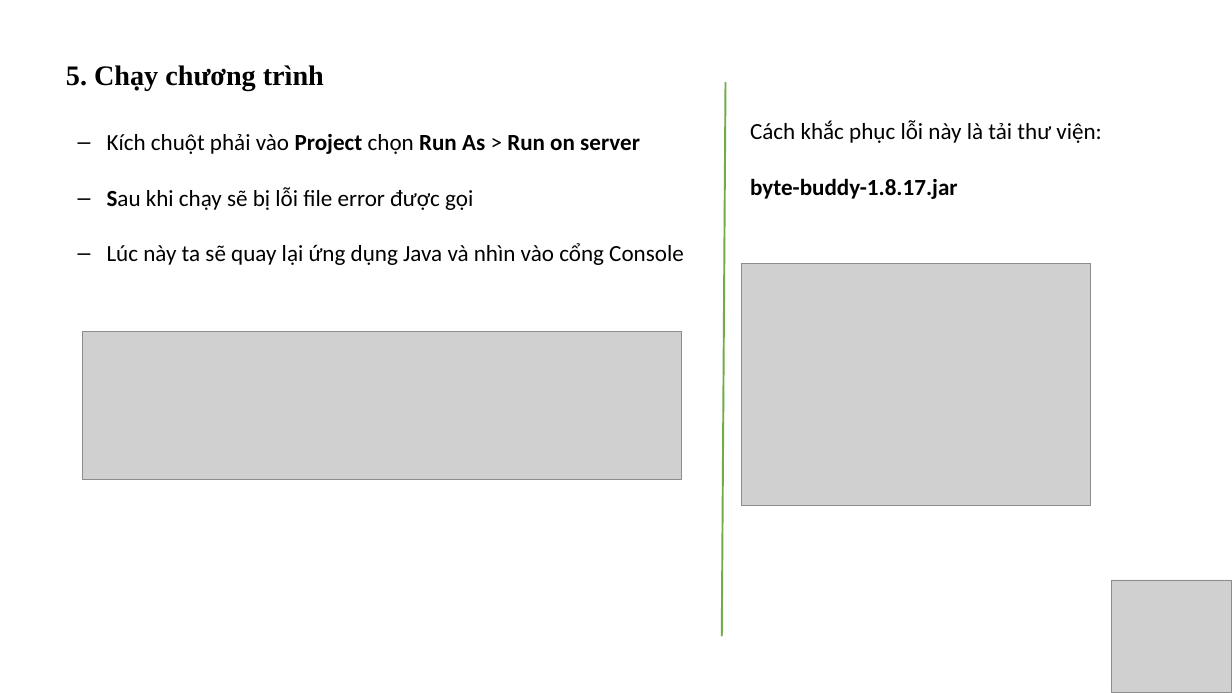
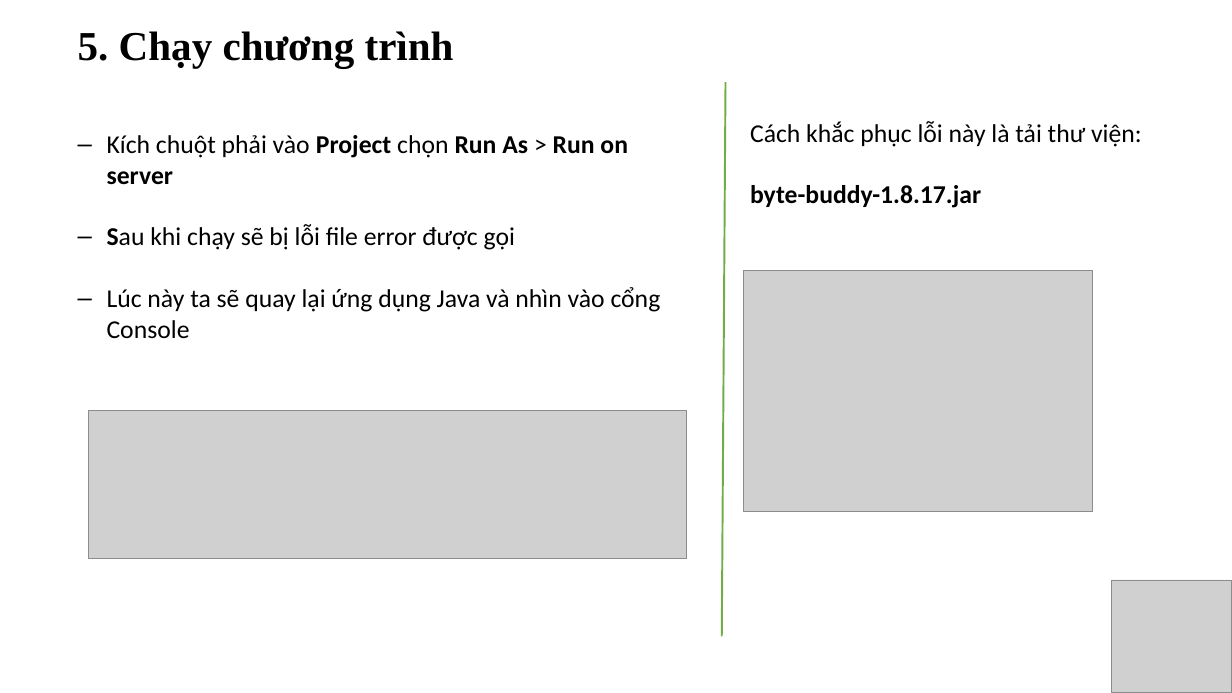
Before and after one commit to Dia2001/jsp-servlet-hibernate-mysql-curd, a slide deck: slide 17 of docs/Hibernate.pptx. Drawn at 1232x693 pixels with LibreOffice and Linux fonts; fonts in the diff are those of the drawing; grey boxes stand for pictures. Boxes give left, top, right and bottom in pixels: in the first picture for what was removed or moved away, otherwise in the second. Text is boxed around its words. In the diff, an @@ line names an element or a change of style, - is before the commit and + after.

```diff
--- a/docs/Hibernate.pptx
+++ b/docs/Hibernate.pptx
@@ text "5. Chạy chương trình": place and size @@
-text "5. Chạy chương trình" at [66, 65, 324, 91]
+text "5. Chạy chương trình" at [78, 31, 454, 68]
@@ text "5. Chạy chương trình" at [78, 31, 454, 68]: size 22 to 32 pt @@
@@ text "Cách khắc phục lỗi này ..." at [750, 121, 1142, 208]: size 18 to 20 pt @@
@@ text "Kích chuột phải vào Project ..." at [107, 135, 661, 338]: size 18 to 20 pt @@
@@ picture: place and size @@
-picture at [741, 263, 1091, 505]
+picture at [744, 270, 1093, 511]
@@ picture: place and size @@
-picture at [82, 332, 681, 480]
+picture at [88, 411, 687, 559]
```
Also in this commit, not shown: 15 other slides changed, 1 slide added, 3 other files.
